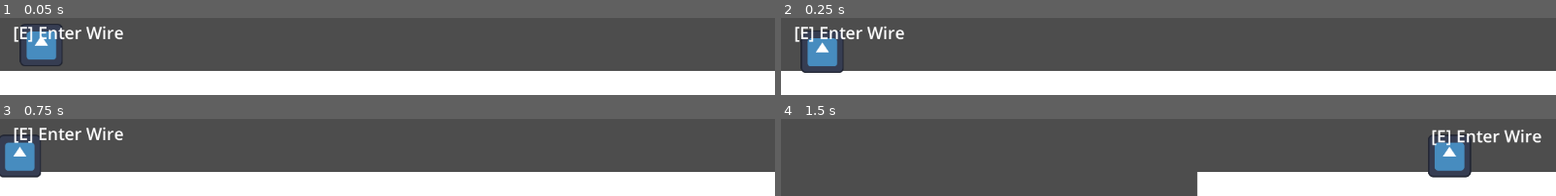
Above: before the commit, frames 1-4 (two rows, left to right).
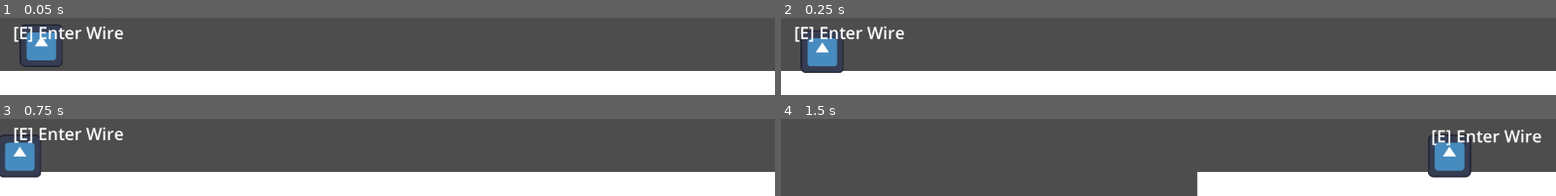
Above: after the commit, the same moments.

Repository: The-Spark-Industries/spark-energy
Game: Godot game, scene res://Master Scenes/level1.tscn
Two runs of this game, one before a commit and one after it. Both use one fixed random seed, a clock stepped at 60 frames per second and the inputs below. The engine's default icon, where the game draws it, is replaced by a stand-in: a white triangle on a blue panel in a dark square.
Inputs:
- Up to frame 1 (0.05 s): no input
- Up to frame 2 (0.25 s): no input
- Up to frame 3 (0.75 s): tap Enter at 0.5 s; hold Right (ui_right) from 0.53 s (still down); tap E (interact) at 0.6 s
- Up to frame 4 (1.5 s): keep holding Right (ui_right); tap Space (jump) at 0.77 s; tap E (interact) at 1.35 s

The runs differ from the first frame. In frame 1, 0.3% of the frame differs, in the area x 2-8%, y 7-64%; in frame 2, less than 0.1%; in frame 3, nothing differs; in frame 4, nothing differs.

Commit message:
Bouncier Movement

Diff:
--- a/Scripts/Player.gd
+++ b/Scripts/Player.gd
@@ -1,17 +1,16 @@
 extends CharacterBody2D
 
-# --- Movement Tuning (Imported from Reference) ---
 @export var SPEED := 30400.0
-@export var JUMP_VELOCITY := -42000.0
-@export var START_GRAVITY := 1700.0
+@export var JUMP_VELOCITY := -100000.0
+@export var START_GRAVITY := 3000.0
 @export var COYOTE_TIME_MS := 140 # in ms
 @export var JUMP_BUFFER_MS := 100 # in ms
 @export var JUMP_CUT_MULTIPLIER := 0.4
 @export var AIR_HANG_MULTIPLIER := 0.95
-@export var AIR_HANG_THRESHOLD := 50.0
+@export var AIR_HANG_THRESHOLD := 10.0
 @export var Y_SMOOTHING := 0.8
 @export var AIR_X_SMOOTHING := 0.10
-@export var MAX_FALL_SPEED := 25000.0
+@export var MAX_FALL_SPEED := 55000.0
 
 # --- State & Internal Variables ---
 enum States { IDLE, RUN, JUMP, AIR, DEAD }
@@ -21,6 +20,7 @@
 var last_floor_msec := 0
 var last_jump_queue_msec := 0
 var current_gravity := START_GRAVITY
+var has_boots := false
 
 # Stack for wire player is currently hovering [cite: 5]
 var _pipes_inside: Array[Node] = []
@@ -46,7 +46,6 @@
 		state = States.AIR
 		if sprite: sprite.play("fall")
 
-	# --- State Machine ---
 	match state:
 		States.JUMP:
 			velocity.y = JUMP_VELOCITY * delta
@@ -136,6 +135,10 @@
 func _on_pipe_exited(pipe_end: Node) -> void:
 	_pipes_inside.erase(pipe_end)
 
+func _on_water_touch() -> void:
+	print("player died")
+	die()
+
 func die():
 	state = States.DEAD
 	velocity = Vector2.ZERO
--- a/Scripts/RoomCamera.gd
+++ b/Scripts/RoomCamera.gd
@@ -4,7 +4,7 @@
 
 @export var player_path: NodePath = NodePath("../CharacterBody2D")
 
-@export var room_size: Vector2 = Vector2(1024.0, 1024.0)
+@export var room_size: Vector2 = Vector2(960.0, 540.0)
 
 @export var transition_duration: float = 0.45
 
--- a/project.godot
+++ b/project.godot
@@ -16,7 +16,7 @@
 
 config/name="Spark's Energy Quest"
 run/main_scene="uid://c812w5iknq1es"
-config/features=PackedStringArray("4.5", "GL Compatibility")
+config/features=PackedStringArray("4.6", "GL Compatibility")
 config/icon="res://icon.svg"
 <<<<<<<HEADrun/main_scene="uid://c812w5iknq1es"
 
